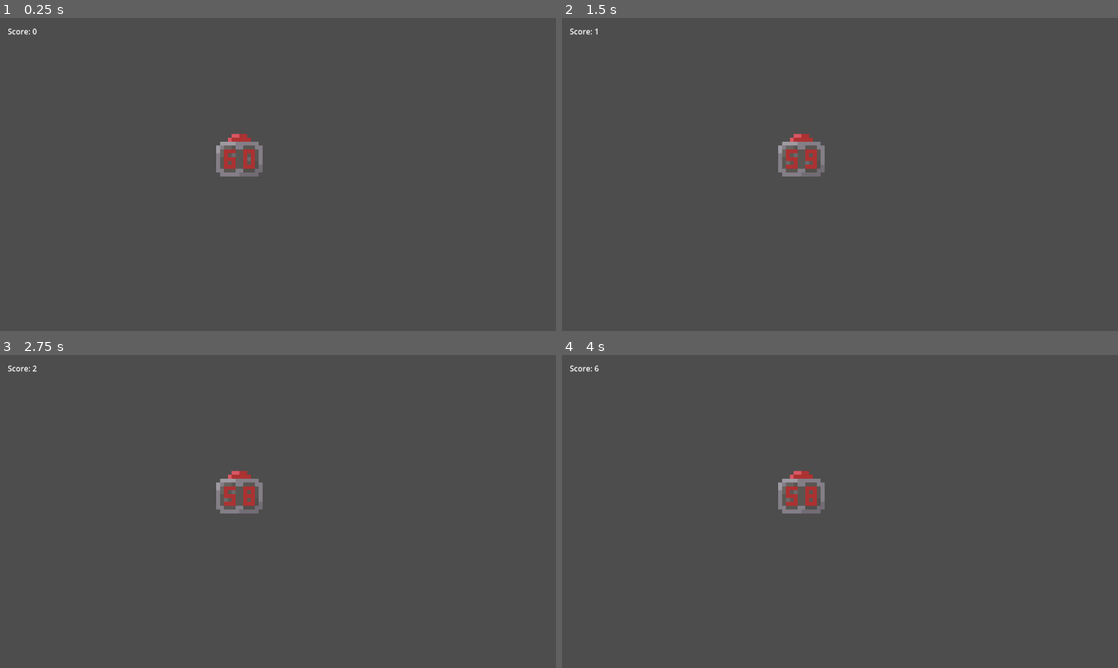
Above: before the commit, frames 1-4 (two rows, left to right).
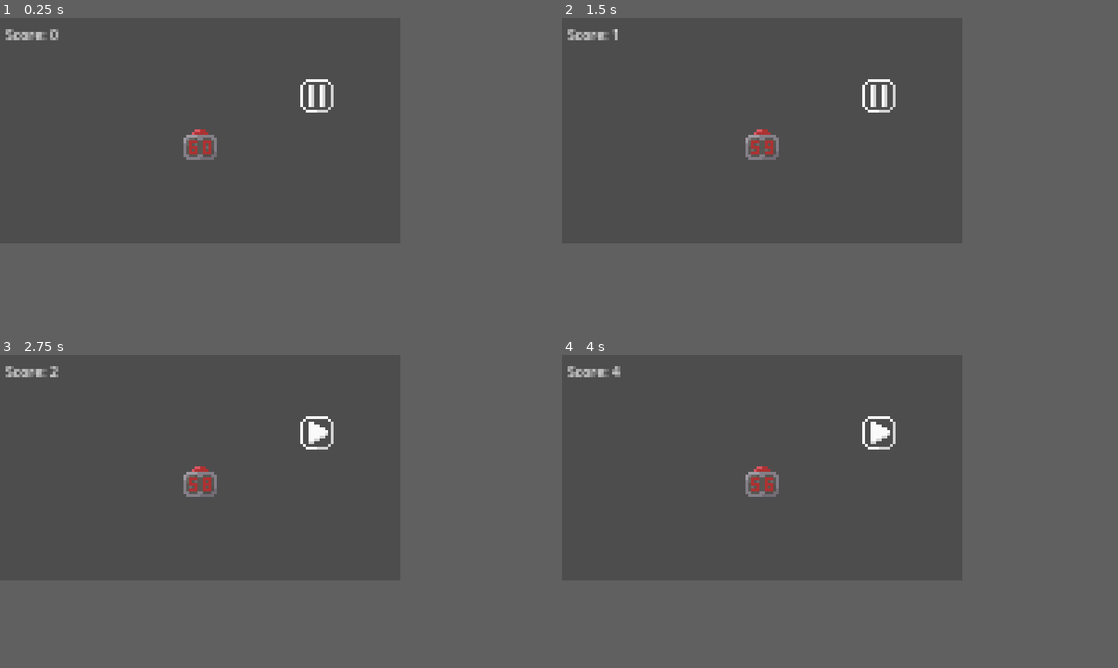
Above: after the commit, the same moments.

Repository: GragonGit/Too-Many-Timers
Game: Godot game, scene res://main.tscn
The game is run twice, just before and just after one commit, with the same random seed, the same clock (stepped at 60 frames per second) and the same inputs.
Inputs (mouse positions are in pixels of both pictures, inside the frame that each line leads up to):
- Up to frame 1 (0.25 s): no input
- Up to frame 2 (1.5 s): click (1001, 127) at 0.52 s; click (1001, 127) at 1.27 s
- Up to frame 3 (2.75 s): click (439, 464) at 2.02 s
- Up to frame 4 (4 s): tap Enter at 2.75 s; move the mouse to (801, 473) at 2.77 s; click (801, 473) at 2.92 s; tap Space at 3.5 s; move the mouse to (728, 527) at 3.52 s; click (728, 527) at 3.67 s
In our replay, the window is 800x450 before the commit and 576x324 after it. These sizes can differ from the game's own. Grey fills any space a smaller window leaves; there, only what the larger window draws over its background counts as a difference.

The runs differ from the first frame. In frame 1, 1.6% of the frame differs, in the area x 1-60%, y 3-51%; in frame 2, 1.6%; in frame 3, 1.6%; in frame 4, 1.7%.

Commit message:
Viewport setup and pause button

Diff:
--- a/Timer/BufferTimer/BufferTimer.tscn
+++ b/Timer/BufferTimer/BufferTimer.tscn
@@ -8,7 +8,6 @@
 size = Vector2(6, 5)
 
 [node name="BufferTimer" type="AnimatedSprite2D" unique_id=673962843]
-scale = Vector2(8, 8)
 sprite_frames = ExtResource("1_4vlbq")
 animation = &"release"
 script = ExtResource("2_emr4l")
--- a/Timer/DigitalClock/DigitalClock.tscn
+++ b/Timer/DigitalClock/DigitalClock.tscn
@@ -9,7 +9,6 @@
 size = Vector2(12, 8)
 
 [node name="DigitalClock" type="AnimatedSprite2D" unique_id=548302011]
-scale = Vector2(8, 8)
 sprite_frames = ExtResource("1_38c5i")
 animation = &"release"
 script = ExtResource("2_sf7an")
--- a/UI/UI.tscn
+++ b/UI/UI.tscn
@@ -1,6 +1,11 @@
 [gd_scene format=3 uid="uid://46hvkn8vq4lr"]
 
 [ext_resource type="Script" uid="uid://d1f6rh0middfr" path="res://UI/ScoreDisplay/ScoreScript.gd" id="1_6dd3c"]
+[ext_resource type="Texture2D" uid="uid://dw88a2sa2rp84" path="res://UI/Pause/Pause.png" id="2_dhe1o"]
+[ext_resource type="Texture2D" uid="uid://cg4gyw7t72vrv" path="res://UI/Pause/Play.png" id="2_q0uhn"]
+
+[sub_resource type="LabelSettings" id="LabelSettings_h2yge"]
+font_size = 5
 
 [node name="Ui" type="Control" unique_id=703720092]
 layout_mode = 3
@@ -12,12 +17,38 @@
 
 [node name="MarginContainer" type="MarginContainer" parent="." unique_id=1374987640]
 layout_mode = 0
-offset_right = 40.0
-offset_bottom = 40.0
-theme_override_constants/margin_left = 16
-theme_override_constants/margin_top = 16
+offset_right = 18.0
+offset_bottom = 10.0
+theme_override_constants/margin_left = 2
+theme_override_constants/margin_top = 2
 
 [node name="ScoreLabel" type="Label" parent="MarginContainer" unique_id=604932380]
 layout_mode = 2
 text = "Score: "
+label_settings = SubResource("LabelSettings_h2yge")
 script = ExtResource("1_6dd3c")
+
+[node name="MarginContainer2" type="MarginContainer" parent="." unique_id=452784281]
+layout_mode = 1
+anchors_preset = 1
+anchor_left = 1.0
+anchor_right = 1.0
+offset_left = -16.0
+offset_bottom = 16.0
+grow_horizontal = 0
+theme_override_constants/margin_top = 16
+theme_override_constants/margin_right = 16
+
+[node name="HBoxContainer" type="HBoxContainer" parent="MarginContainer2" unique_id=122797539]
+layout_mode = 2
+
+[node name="CheckButton" type="CheckButton" parent="MarginContainer2/HBoxContainer" unique_id=1319644542]
+layout_mode = 2
+theme_override_icons/checked = ExtResource("2_q0uhn")
+theme_override_icons/unchecked = ExtResource("2_dhe1o")
+theme_override_icons/checked_disabled = ExtResource("2_q0uhn")
+theme_override_icons/unchecked_disabled = ExtResource("2_dhe1o")
+theme_override_icons/checked_mirrored = ExtResource("2_q0uhn")
+theme_override_icons/unchecked_mirrored = ExtResource("2_dhe1o")
+theme_override_icons/checked_disabled_mirrored = ExtResource("2_q0uhn")
+theme_override_icons/unchecked_disabled_mirrored = ExtResource("2_dhe1o")
--- a/main.tscn
+++ b/main.tscn
@@ -9,7 +9,7 @@
 [node name="Scene" type="Node" parent="." unique_id=25121995]
 
 [node name="DigitalClock" parent="Scene" unique_id=548302011 instance=ExtResource("1_ig7tw")]
-position = Vector2(496, 280)
+position = Vector2(72, 45)
 
 [node name="Timers" type="Node" parent="Scene" unique_id=1373838740]
 script = ExtResource("2_h2yge")
--- a/project.godot
+++ b/project.godot
@@ -22,6 +22,10 @@
 
 [display]
 
+window/size/viewport_width=144
+window/size/viewport_height=81
+window/size/window_width_override=1152
+window/size/window_height_override=648
 window/stretch/mode="viewport"
 window/stretch/aspect="expand"
 
Binary file added: UI/Audio/Audio.png
Not shown, added: UI/Audio/Audio.png.import
Binary file added: UI/Pause/Pause.png
Not shown, added: UI/Pause/Pause.png.import
Binary file added: UI/Pause/Play.png
Not shown, added: UI/Pause/Play.png.import
